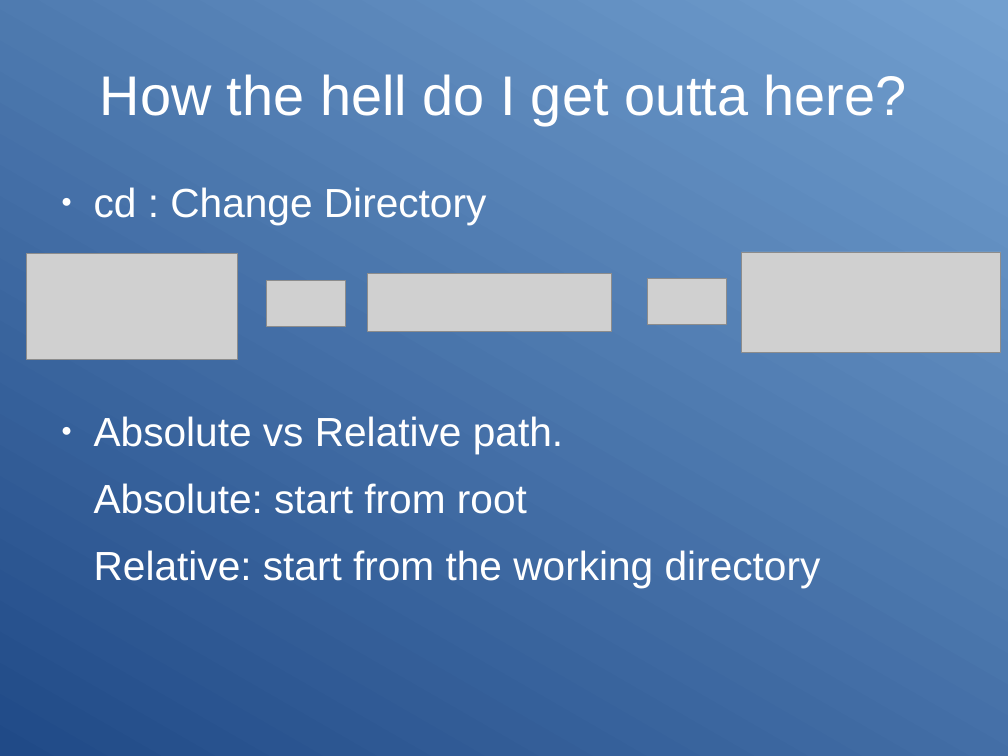
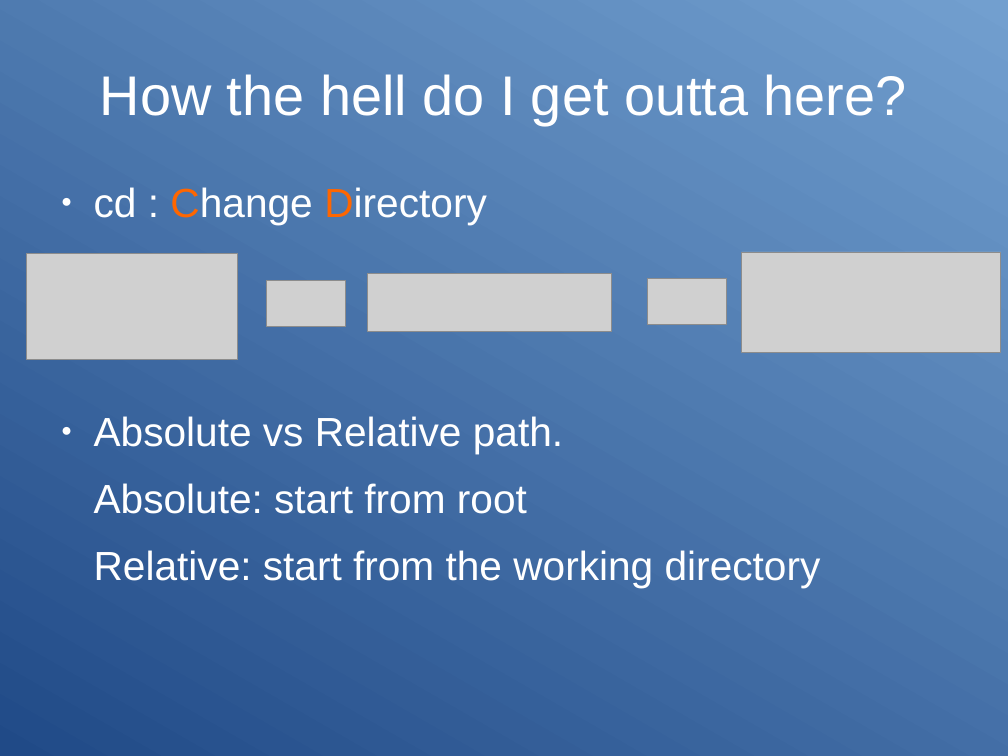
Before and after one commit to Clibre/An-introduction-to-bash, a slide deck: slide 8 of presentation.odp (slide 7 before the commit). Drawn at 1008x756 pixels with LibreOffice and Linux fonts; fonts in the diff are those of the drawing; grey boxes stand for pictures. Boxes give left, top, right and bottom in pixels: in the first picture for what was removed or moved away, otherwise in the second. Text is boxed around its words. In the diff, an @@ line names an element or a change of style, - is before the commit and + after.

```diff
--- a/presentation.odp
+++ b/presentation.odp
@@ text "cd : Change Directory" at (94,187,487,225): text colour #FFFFFF to #FF6600 in "Change Directory" @@
```
Also in this commit, not shown: 5 other slides changed, 4 slides added, 5 other files.
